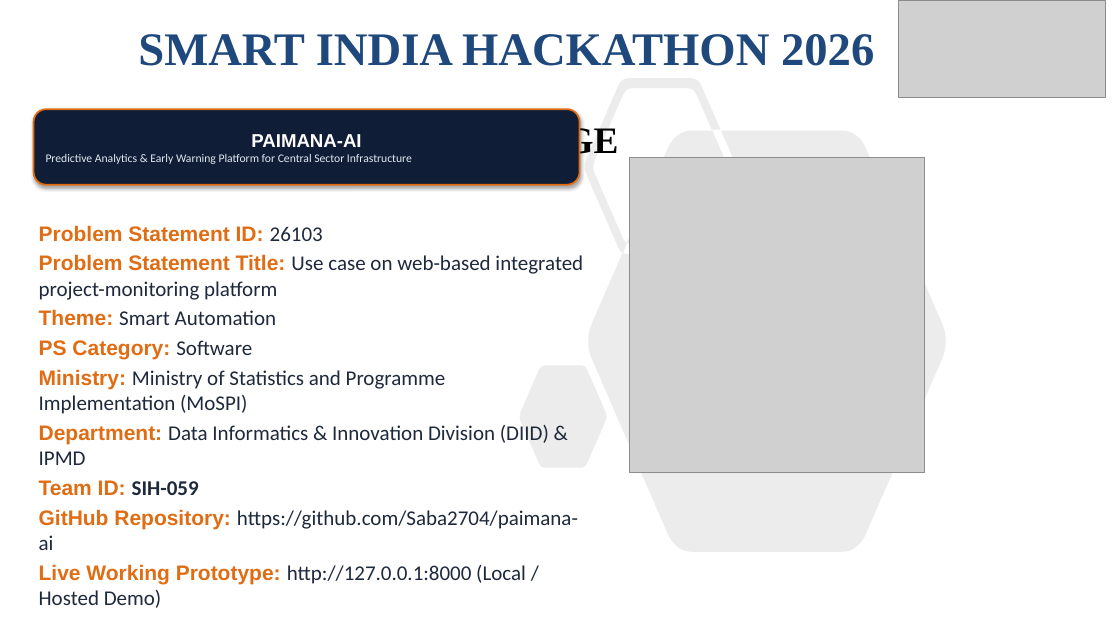
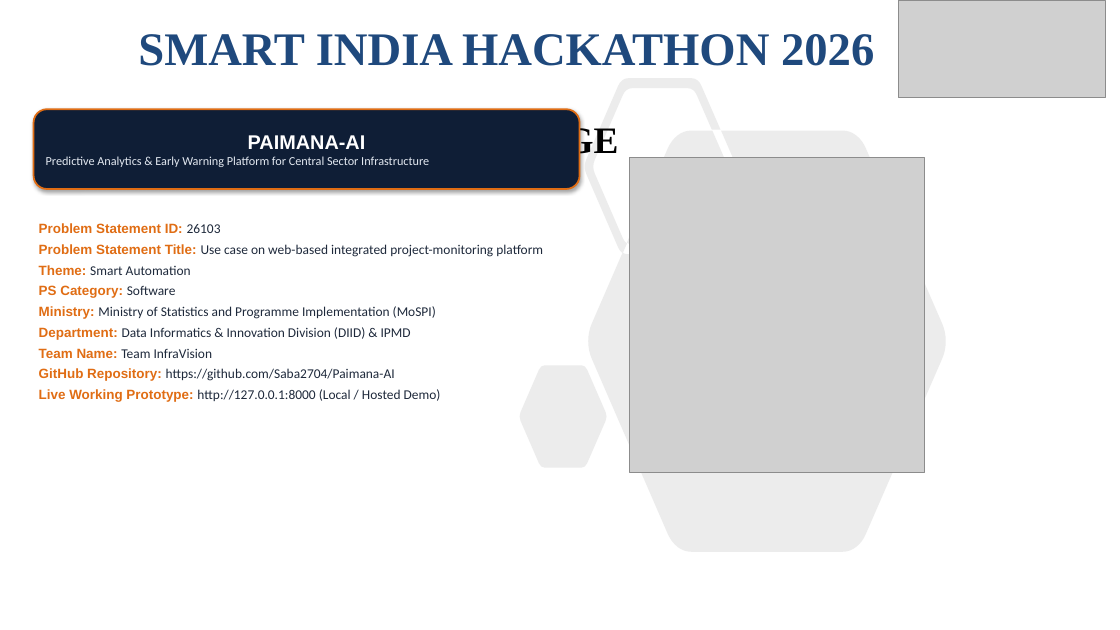
Before and after one commit to Saba2704/Paimana-AI, a slide deck: slide 1 of sih_submission/SIH_Presentation_Slide.pptx. Drawn at 1120x630 pixels with LibreOffice and Linux fonts; fonts in the diff are those of the drawing; grey boxes stand for pictures. Boxes give left, top, right and bottom in pixels: in the first picture for what was removed or moved away, otherwise in the second. Text is boxed around its words. In the diff, an @@ line names an element or a change of style, - is before the commit and + after.

```diff
--- a/sih_submission/SIH_Presentation_Slide.pptx
+++ b/sih_submission/SIH_Presentation_Slide.pptx
@@ rounded rectangle "PAIMANA-AI": place and size @@
-rounded rectangle "PAIMANA-AI" at <box>34,109,580,185</box>
+rounded rectangle "PAIMANA-AI" at <box>34,109,580,189</box>
@@ rounded rectangle "PAIMANA-AI" at <box>34,109,580,189</box>: size 16 to 17 pt in "PAIMANA-AI"; size 10 to 10.5 pt in "Predictive Analytics & Early Warning Platform for ..." @@
@@ text at <box>39,223,543,402</box>: size 18 to 11.5 pt in "Problem Statement ID: 26103", "Problem Statement Title: Use case on web-based ...", "Theme: Smart Automation", "PS Category: Software" and 3 more places @@
@@ text at <box>39,348,395,381</box>: text changed; size 18 to 11.5 pt @@
-Team ID: SIH-059
-GitHub Repository: https://github.com/Saba2704/paimana-ai
+Team Name: Team InfraVision
+GitHub Repository: https://github.com/Saba2704/Paimana-AI
```
Also in this commit, not shown: 5 other slides changed, 1 slide added.
